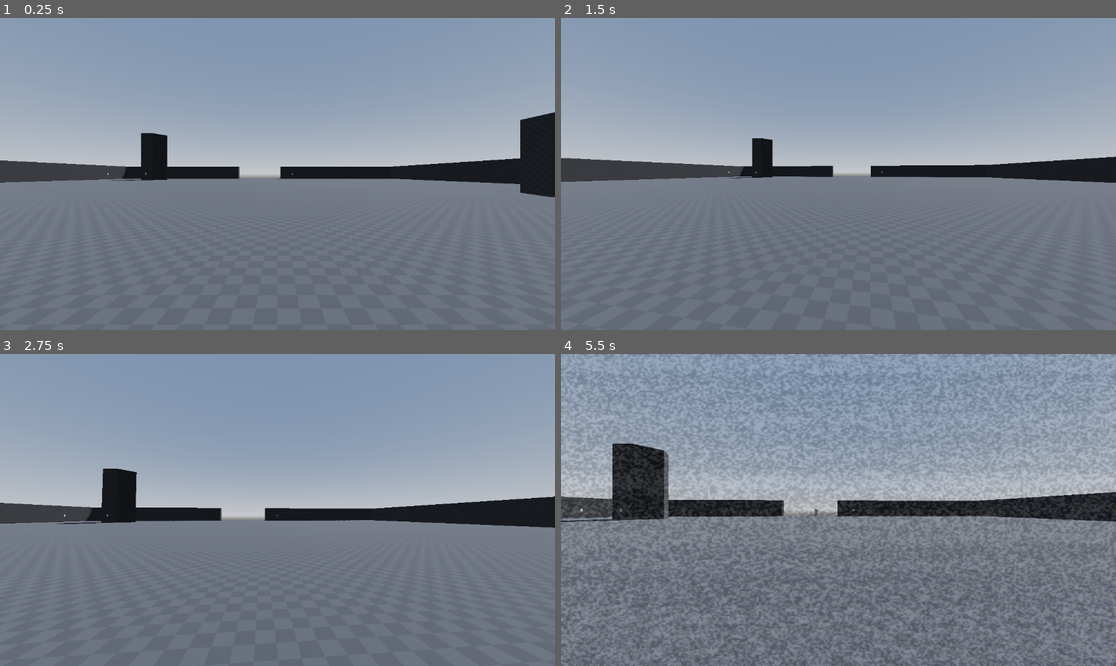
Above: before the commit, frames 1-4 (two rows, left to right).
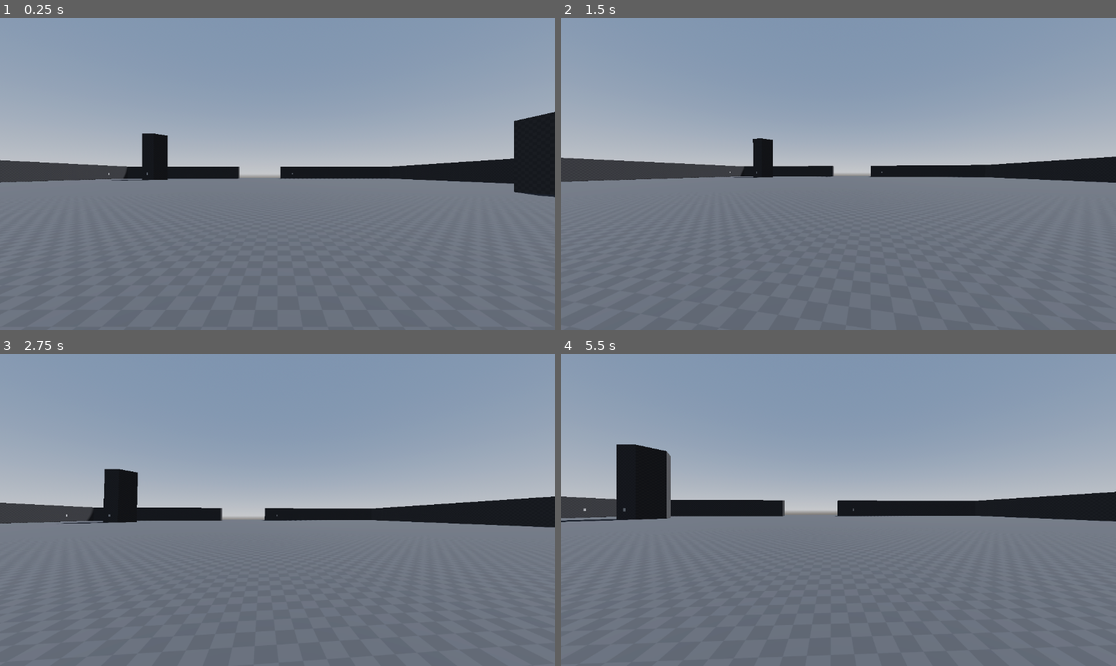
Above: after the commit, the same moments.

Repository: pokemeta/s_stalker
Game: Godot game, scene res://world_navmeshtest.tscn
Two runs of this game, one before a commit and one after it. Both use one fixed random seed, a clock stepped at 60 frames per second and the inputs below.
Inputs (mouse positions are in pixels of both pictures, inside the frame that each line leads up to):
- Up to frame 1 (0.25 s): no input
- Up to frame 2 (1.5 s): tap Enter (ui_accept) at 0.5, 0.77 s; move the mouse to (866, 174) at 0.52 s; hold W (up) from 0.53 s (still down); click (866, 174) at 0.6 s; move the mouse to (810, 174) at 1.27 s; tap Shift (sprint) at 1.35 s; click (810, 174) at 1.42 s
- Up to frame 3 (2.75 s): keep holding W (up); tap Enter (ui_accept) at 1.52 s; move the mouse to (288, 503) at 2.02 s; tap Delete at 2.1 s; click (288, 503) at 2.17 s
- Up to frame 4 (5.5 s): keep holding W (up); move the mouse to (832, 516) at 2.77 s; tap X at 2.85 s; click (832, 516) at 2.92 s; tap Enter (ui_accept) at 3.02, 3.77, 4.52 s; move the mouse to (877, 513) at 3.52 s; tap Backspace at 3.6 s; click (877, 513) at 3.67 s; move the mouse to (794, 506) at 4.27 s; tap Q at 4.35 s; click (794, 506) at 4.42 s; move the mouse to (844, 510) at 5.02 s; click (844, 510) at 5.1 s

The runs differ from the first frame. In frame 1, 0.3% of the frame differs, in the area x 0-100%, y 30-58%; in frame 2, 0.2%; in frame 3, 0.3%; in frame 4, 5.0%, in the area x 0-100%, y 0-100%.

Commit message:
added caught "animation", where player turns to the enemy

Diff:
--- a/enemy.gd
+++ b/enemy.gd
@@ -20,7 +20,8 @@
 
 func _physics_process(_delta):
 
-	teleport()
+	if not playercontroller.is_caught:
+		teleport()
 
 	player_on_sight()
 
@@ -39,7 +40,7 @@
 			playercontroller.emit_signal("set_view_false")
 
 func teleport():
-	if delay_teleport <= 180:
+	if delay_teleport <= 720:
 		delay_teleport += 1
 	else:
 		var randomizer = randf_range(0, teleport_points.size())
@@ -68,3 +69,8 @@
 
 func _on_visible_on_screen_notifier_3d_screen_exited():
 	on_view = false
+
+
+func _on_area_3d_body_entered(body):
+	if body == playercontroller:
+		playercontroller.emit_signal("on_caught")
--- a/enemy.tscn
+++ b/enemy.tscn
@@ -1,10 +1,13 @@
-[gd_scene load_steps=4 format=3 uid="uid://cuaj0gkhbg52t"]
+[gd_scene load_steps=5 format=3 uid="uid://cuaj0gkhbg52t"]
 
 [ext_resource type="Script" path="res://enemy.gd" id="1_eudsj"]
 
 [sub_resource type="CapsuleShape3D" id="CapsuleShape3D_11wmy"]
 
 [sub_resource type="CapsuleMesh" id="CapsuleMesh_2ppts"]
+
+[sub_resource type="BoxShape3D" id="BoxShape3D_tu476"]
+size = Vector3(1.16276, 2.01759, 1.33333)
 
 [node name="Enemy" type="CharacterBody3D"]
 script = ExtResource("1_eudsj")
@@ -20,5 +23,14 @@
 
 [node name="NavigationAgent3D" type="NavigationAgent3D" parent="."]
 
+[node name="Area3D" type="Area3D" parent="."]
+
+[node name="CollisionShape3D2" type="CollisionShape3D" parent="Area3D"]
+shape = SubResource("BoxShape3D_tu476")
+
+[node name="Point_look" type="Node3D" parent="."]
+transform = Transform3D(1, 0, 0, 0, 1, 0, 0, 0, 1, 0, 0.934426, 0)
+
 [connection signal="screen_entered" from="VisibleOnScreenNotifier3D" to="." method="_on_visible_on_screen_notifier_3d_screen_entered"]
 [connection signal="screen_exited" from="VisibleOnScreenNotifier3D" to="." method="_on_visible_on_screen_notifier_3d_screen_exited"]
+[connection signal="body_entered" from="Area3D" to="." method="_on_area_3d_body_entered"]
--- a/playercontroller.gd
+++ b/playercontroller.gd
@@ -33,6 +33,8 @@
 @onready var shapecast = $Head/Camera3D/ShapeCast3D
 @export var enemy: Node3D
 
+@onready var point_look = enemy.get_node("Point_look")
+
 # Variable that is used to detect if the enemy is on view
 var player_is_seeing_it = false
 
@@ -52,6 +54,11 @@
 @onready var page_count = $HUD/page_count
 @onready var pagecast = $Head/Camera3D/Pagecast
 
+# The player is caught
+signal on_caught
+var is_caught = false
+var short_delay = 0
+
 func _ready():
 	Input.set_mouse_mode(Input.MOUSE_MODE_CAPTURED)
 
@@ -62,20 +69,27 @@
 	pagecast.add_exception(self)
 
 func _input(event):
-	if event is InputEventMouseMotion:
+	if event is InputEventMouseMotion and not is_caught:
 		head.rotate_y(-event.relative.x * SENSITIVITY)
 		camera.rotate_x(-event.relative.y * SENSITIVITY)
 		camera.rotation.x = clamp(camera.rotation.x, deg_to_rad(-40), deg_to_rad(60))
 
 func _physics_process(delta):
+	if is_caught:
+		head.global_transform = head.global_transform.interpolate_with(head.global_transform.looking_at(point_look.global_position), 1.0 * delta)
+
 	page_near_check()
 
-	health_handle()
+	if not is_caught:
+		health_handle()
+	else:
+		caught_health_handle()
 
 	if Input.is_action_just_pressed("escape"):
 		Input.set_mouse_mode(Input.MOUSE_MODE_VISIBLE)
 
-	movement(delta)
+	if not is_caught:
+		movement(delta)
 
 func movement(delta):
 	# Add the gravity.
@@ -161,6 +175,17 @@
 	pos.x = sin(time * BOB_FREQUENCY / 2) * BOB_AMPLITUDE
 	return pos
 
+func caught_health_handle():
+	if short_delay <= 60:
+		short_delay += 1
+	else:
+		if not radio_sound.playing:
+			radio_sound.play()
+		if radio_sound.volume_db <= -20:
+			radio_sound.volume_db += 0.1
+
+		if tv_static.self_modulate.a < 1:
+			tv_static.self_modulate.a += 0.01
 
 func is_seeing_the_enemy():
 	if player_is_seeing_it:
@@ -178,3 +203,7 @@
 
 func _on_set_view_false():
 	player_is_seeing_it = false
+
+
+func _on_on_caught():
+	is_caught = true
--- a/playercontroller.tscn
+++ b/playercontroller.tscn
@@ -122,7 +122,7 @@
 shape = SubResource("CapsuleShape3D_t61v6")
 
 [node name="Head" type="Node3D" parent="."]
-transform = Transform3D(1, 0, 0, 0, 1, 0, 0, 0, 1, 0, 0.545214, -0.438342)
+transform = Transform3D(1, 0, 0, 0, 1, 0, 0, 0, 1, 0, 0.521406, 0)
 
 [node name="Camera3D" type="Camera3D" parent="Head"]
 current = true
@@ -206,5 +206,6 @@
 stream = SubResource("AudioStreamRandomizer_kujci")
 volume_db = -10.0
 
+[connection signal="on_caught" from="." to="." method="_on_on_caught"]
 [connection signal="set_view_false" from="." to="." method="_on_set_view_false"]
 [connection signal="set_view_true" from="." to="." method="_on_set_view_true"]
--- a/world_navmeshtest.tscn
+++ b/world_navmeshtest.tscn
@@ -475,7 +475,7 @@
 environment = SubResource("Environment_b2s7k")
 
 [node name="Enemy" parent="." node_paths=PackedStringArray("teleport_points") instance=ExtResource("4_y8v5b")]
-transform = Transform3D(1, 0, 0, 0, 1, 0, 0, 0, 1, 33.5193, 1, 63.6507)
+transform = Transform3D(1, 0, 0, 0, 1, 0, 0, 0, 1, 31.8845, 1, 64.366)
 teleport_points = [NodePath("../Teleport_points/Point1"), NodePath("../Teleport_points/Point2"), NodePath("../Teleport_ …(211 unchanged characters)…
 
 [node name="Playercontroller" parent="." node_paths=PackedStringArray("enemy") instance=ExtResource("6_5o7ut")]
